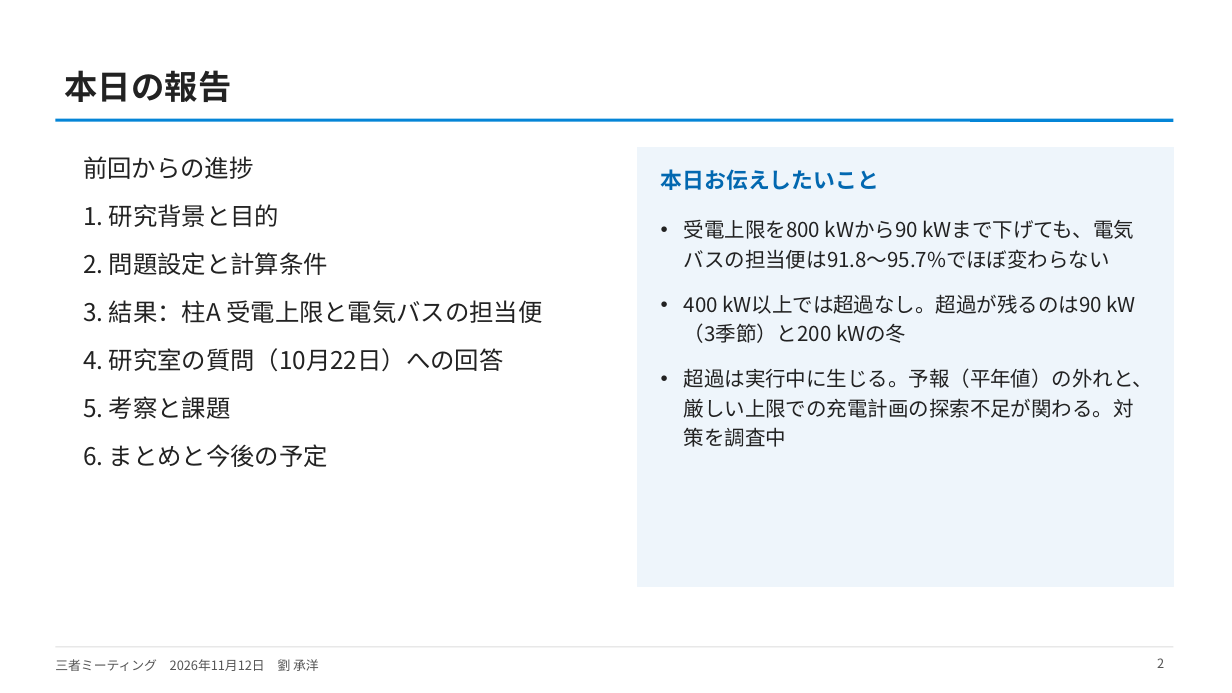
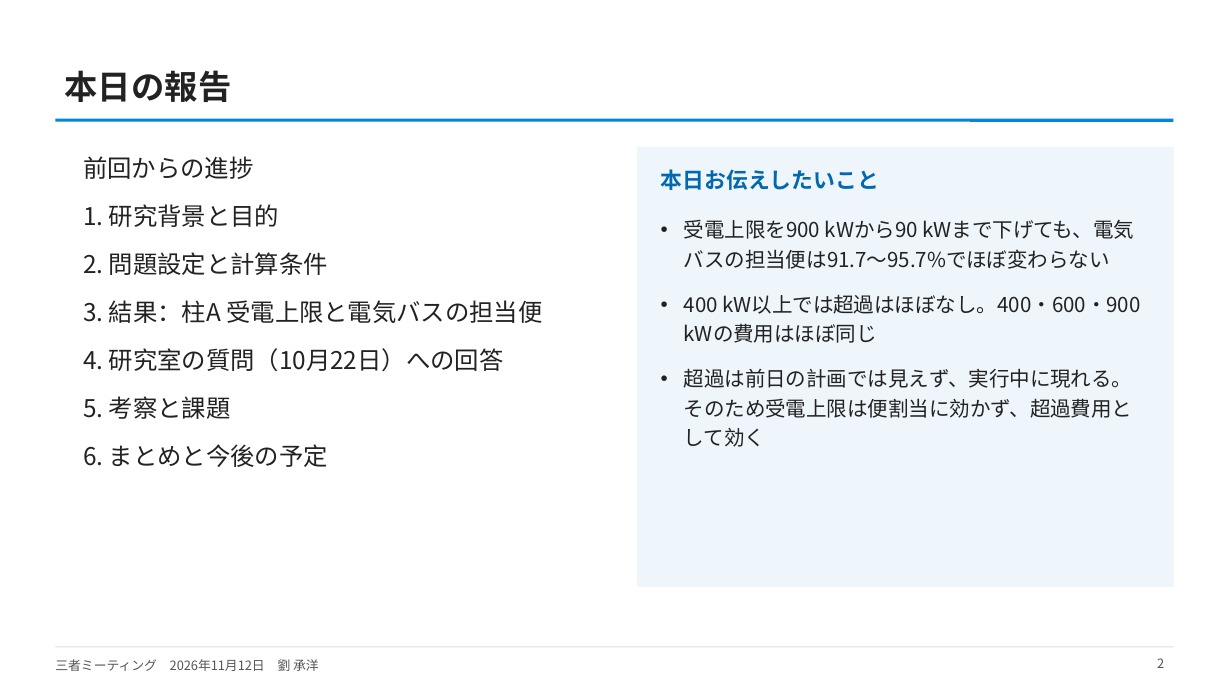
Before and after one commit to CYLIU2003/master-course, a slide deck: slide 2 of outcome/2026-11-12_three_party/three_party_20261112.pptx. Drawn at 1232x693 pixels with LibreOffice and Linux fonts; fonts in the diff are those of the drawing. Boxes give left, top, right and bottom in pixels: in the first picture for what was removed or moved away, otherwise in the second. Text is boxed around its words. In the diff, an @@ line names an element or a change of style, - is before the commit and + after.

```diff
--- a/outcome/2026-11-12_three_party/three_party_20261112.pptx
+++ b/outcome/2026-11-12_three_party/three_party_20261112.pptx
@@ text at [684, 219, 1140, 447]: text changed @@
-• 受電上限を800 kWから90 kWまで下げても、電気バスの担当便は91.8〜95.7%でほぼ変わらない
-• 400 kW以上では超過なし。超過が残るのは90 kW（3季節）と200 kWの冬
-• 超過は実行中に生じる。予報（平年値）の外れと、厳しい上限での充電計画の探索不足が関わる。対策を調査中
+• 受電上限を900 kWから90 kWまで下げても、電気バスの担当便は91.7〜95.7%でほぼ変わらない
+• 400 kW以上では超過はほぼなし。400・600・900 kWの費用はほぼ同じ
+• 超過は前日の計画では見えず、実行中に現れる。そのため受電上限は便割当に効かず、超過費用として効く
```
Also in this commit, not shown: 17 other slides changed, 1 slide added, 8 other files.
